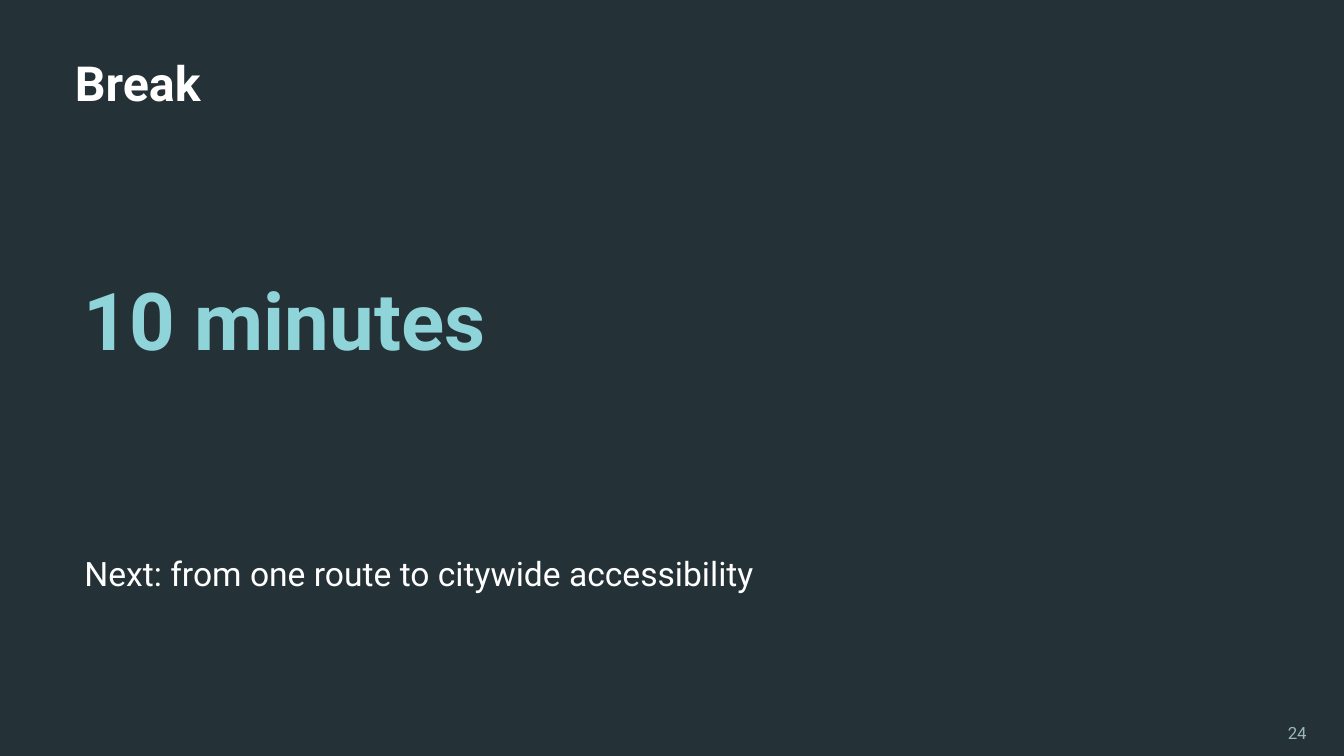
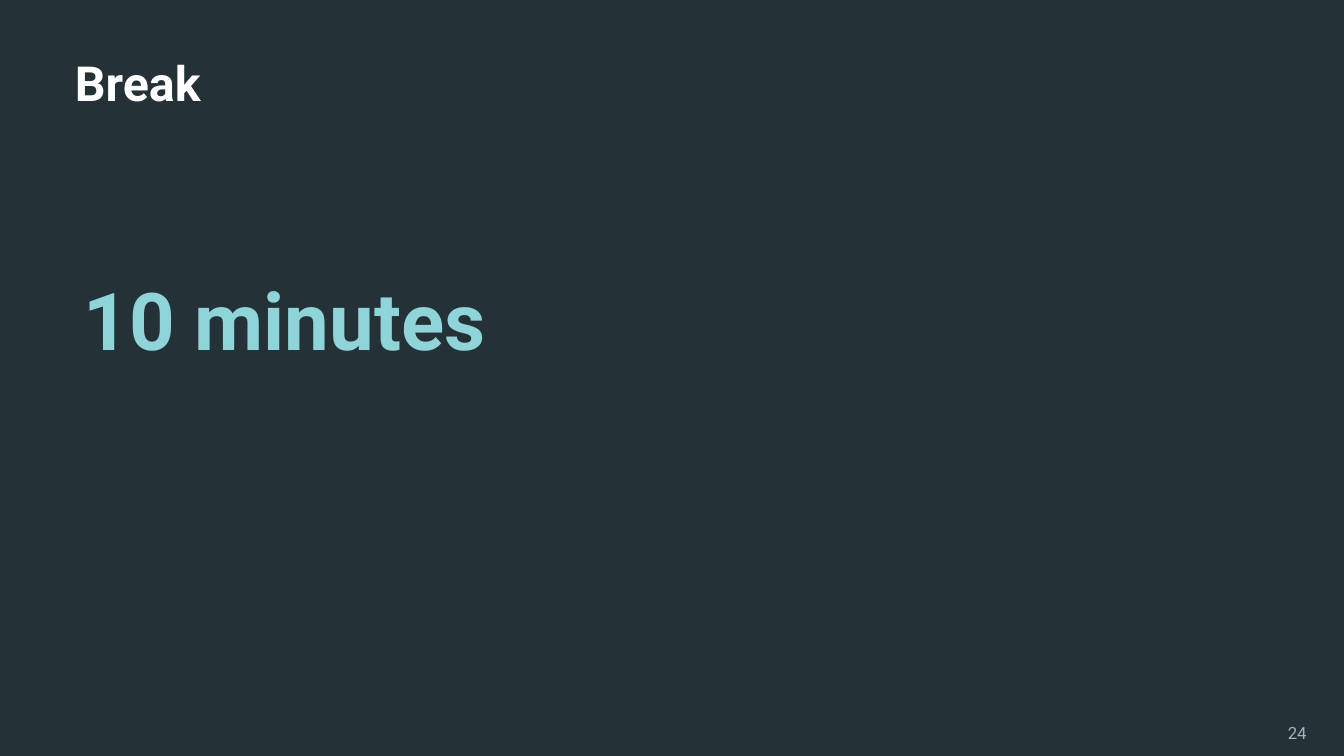
Before and after one commit to MUSA-Zhanchao/OSM-lecture, a slide deck: slide 23 of OSM_Pandana_Lecture-revised-final.pptx. Drawn at 1344x756 pixels with LibreOffice and Linux fonts; fonts in the diff are those of the drawing. Boxes give left, top, right and bottom in pixels: in the first picture for what was removed or moved away, otherwise in the second. Text is boxed around its words. In the diff, an @@ line names an element or a change of style, - is before the commit and + after.

Commit message:
slides updated

```diff
--- a/OSM_Pandana_Lecture-revised-final.pptx
+++ b/OSM_Pandana_Lecture-revised-final.pptx
@@ text removed at (84,560,753,593) @@
-Next: from one route to citywide accessibility
```
